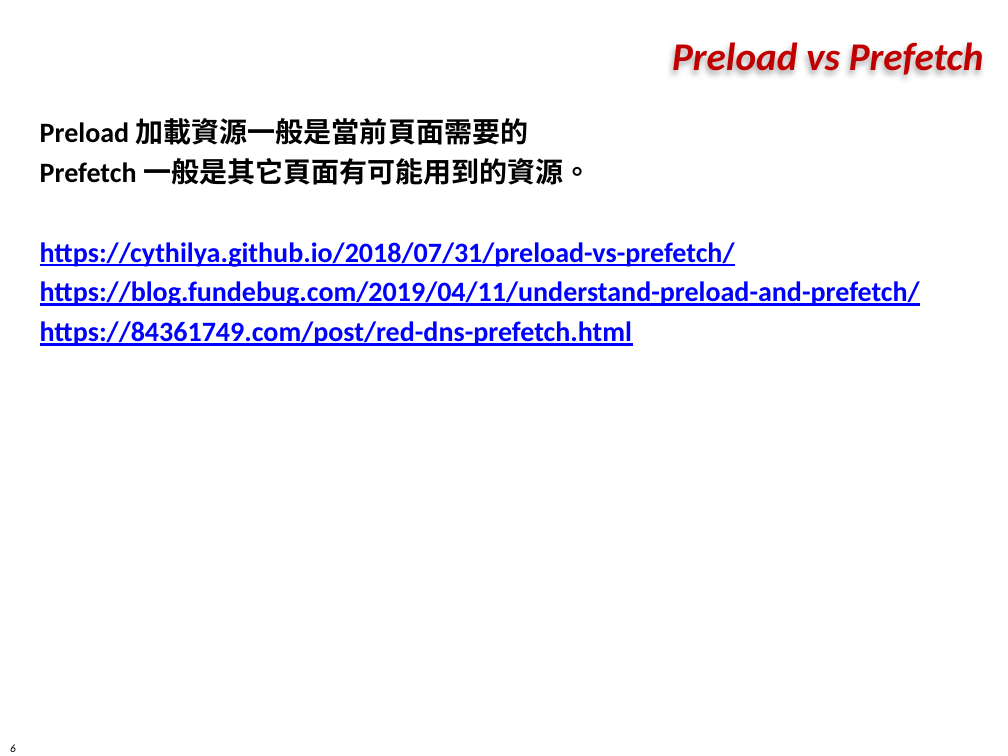
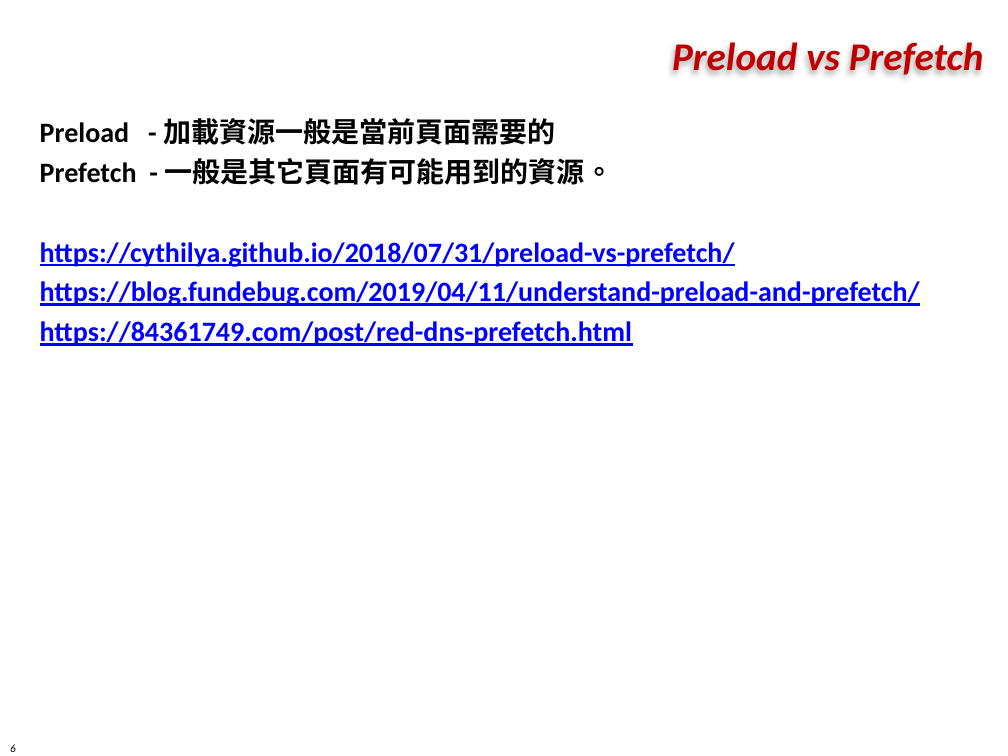
Before and after one commit to markku636/angular8study, a slide deck: slide 6 of ppt/angular_performance.pptx. Drawn at 1008x756 pixels with LibreOffice and Linux fonts; fonts in the diff are those of the drawing; background and template pictures are left out. Boxes give left, top, right and bottom in pixels: in the first picture for what was removed or moved away, otherwise in the second. Text is boxed around its words. In the diff, an @@ line names an element or a change of style, - is before the commit and + after.

```diff
--- a/ppt/angular_performance.pptx
+++ b/ppt/angular_performance.pptx
@@ text at [40,118,613,185]: text changed @@
-Preload 加載資源一般是當前頁面需要的
-Prefetch 一般是其它頁面有可能用到的資源。
+Preload - 加載資源一般是當前頁面需要的
+Prefetch - 一般是其它頁面有可能用到的資源。
```
Also in this commit, not shown: 2 other slides changed, 39 other files.
